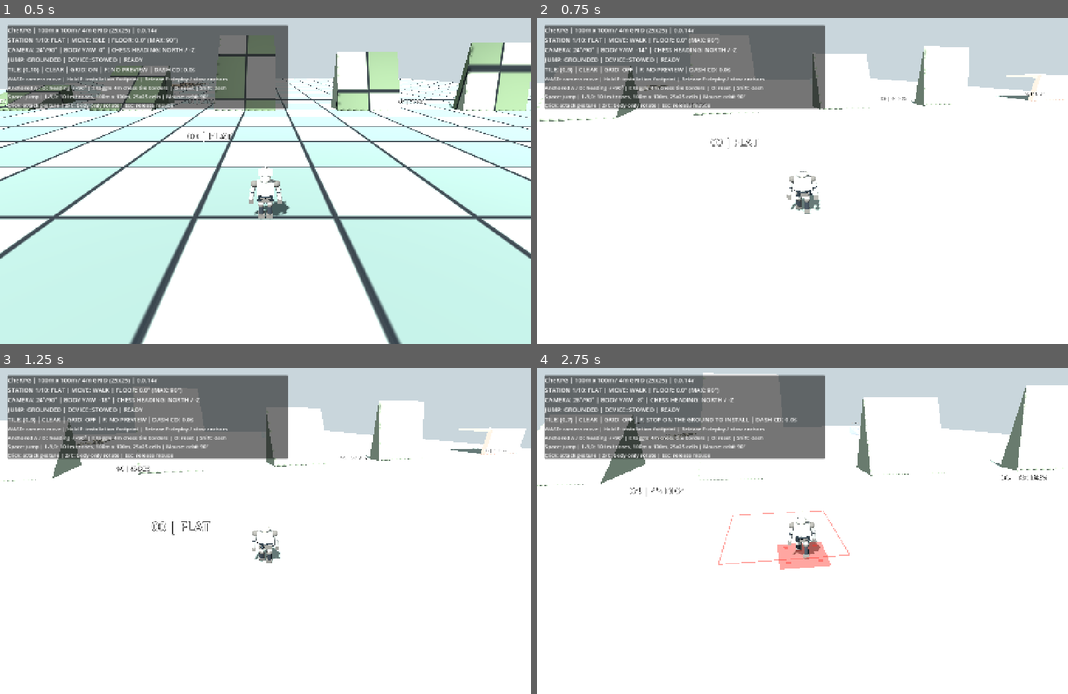
Above: before the commit, frames 1-4 (two rows, left to right).
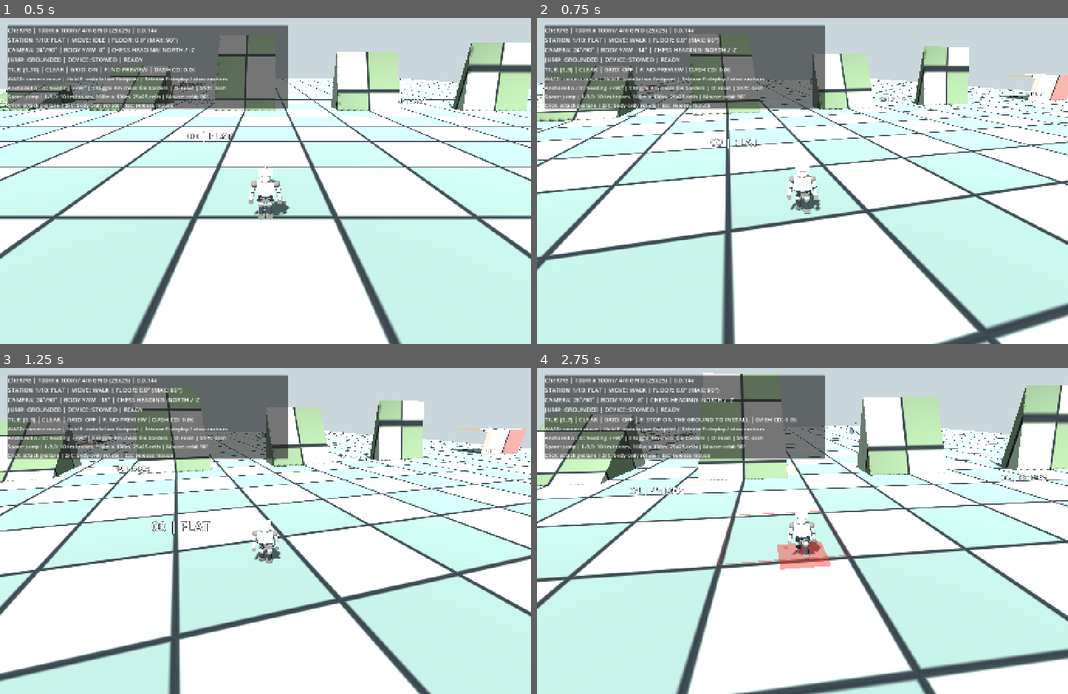
Above: after the commit, the same moments.

Repository: zzunlsj/cherpg
Game: Godot game, scene res://scenes/MotionLab.tscn
Two runs of this game, one before a commit and one after it. Both use one fixed random seed, a clock stepped at 60 frames per second and the inputs below.
Inputs (mouse positions are in pixels of both pictures, inside the frame that each line leads up to):
- Up to frame 1 (0.5 s): no input
- Up to frame 2 (0.75 s): tap Enter at 0.5 s; move the mouse to (829, 181) at 0.52 s; hold W from 0.53 s (still down); tap I at 0.6 s; click (829, 181) at 0.67 s
- Up to frame 3 (1.25 s): keep holding W; tap Space at 0.77 s
- Up to frame 4 (2.75 s): keep holding W; move the mouse to (775, 531) at 1.27 s; tap I at 1.35, 2.3 s; tap Space at 1.52 s; move the mouse to (813, 524) at 2.02 s; hold F from 2.03 s (still down)

Frame 1 is identical in both runs. In frame 2, 44% of the frame differs, in the area x 0-100%, y 4-100%; in frame 3, 43%; in frame 4, 47%, in the area x 0-100%, y 1-100%.

Commit message:
fix(grid): keep all 4m tile outlines and checker shading visible regardless of I movement-rule toggle

Diff:
--- a/godot/tests/motion_rotation_lab/scripts/test_lane.gd
+++ b/godot/tests/motion_rotation_lab/scripts/test_lane.gd
@@ -247,11 +247,12 @@
 		"90 DEG CLIMB WALL","UNEVEN PATCH","STAIRS"]
 	return labels[i]
 
-func set_board_debug_visible(enabled: bool) -> void:
-	# I toggles all chess-cell boundaries and the checker contrast at once.
-	board_grid_visible = enabled
+func set_board_debug_visible(_enabled: bool) -> void:
+	# Compatibility only. The tile pattern always remains visible now:
+	# I changes voluntary movement rules, NEVER the visual ground shader.
+	board_grid_visible = true
 	for mat in all_grid_materials:
-		mat.set_shader_parameter("board_visible", 1.0 if enabled else 0.0)
+		mat.set_shader_parameter("board_visible", 1.0)
 
 func board_visible() -> bool:
 	return board_grid_visible
